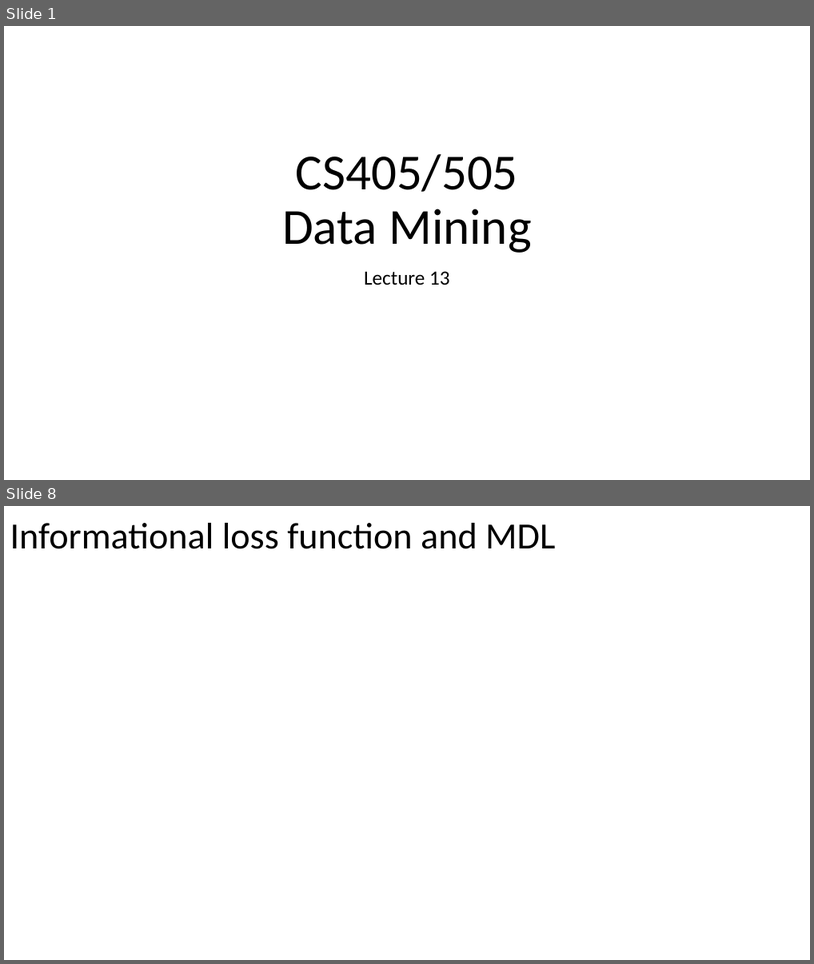
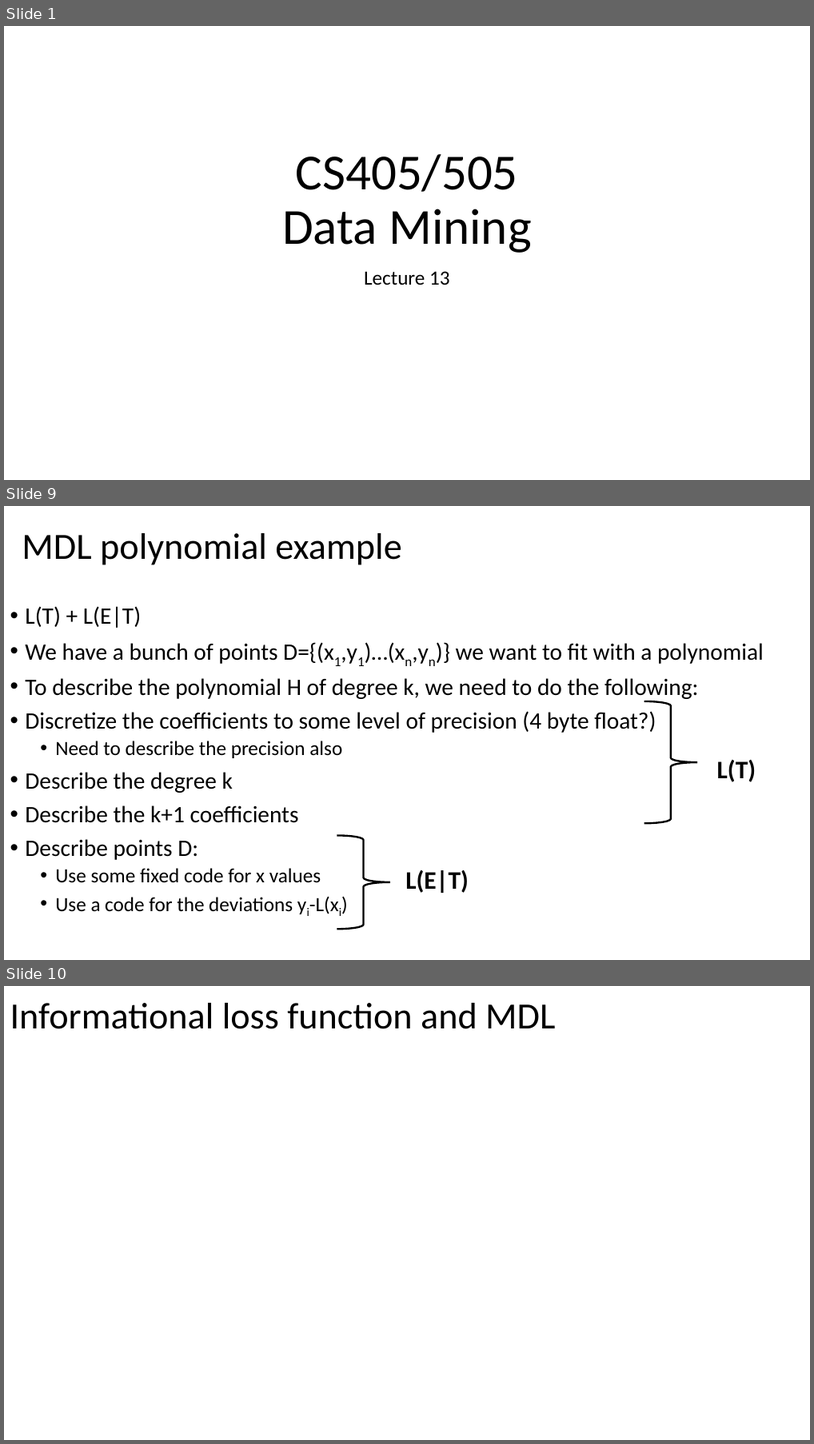
Before and after one commit to russellu/cs405, a slide deck: Lecture_13.pptx. Shown one above the other, each under a label of ours: slides 1 and 8 before the commit, slides 1, 9 and 10 after it; the slides between them are not shown. The pictures are 814x964 and 814x1444 pixels, drawn with LibreOffice and Linux fonts; fonts in the diff are those of the drawing; background and template pictures are left out. Boxes give left, top, right and bottom in pixels: in the first picture for what was removed or moved away, otherwise in the second. Text is boxed around its words. In the diff, an @@ line names an element or a change of style, - is before the commit and + after.

```diff
--- a/Lecture_13.pptx
+++ b/Lecture_13.pptx
@@ slide 9 added at <box>4,506,810,960</box>, background #FFFFFF @@
@@ title added at <box>22,533,402,565</box>, 44 pt, text #000000 @@
+MDL polynomial example
@@ text added at <box>25,606,764,914</box>, 28 pt, text #000000 @@
+• L(T) + L(E|T)
+• We have a bunch of points D={(x1,y1)…(xn,yn)} we want to fit with a polynomial
+• To describe the polynomial H of degree k, we need to do the following:
+• Discretize the coefficients to some level of precision (4 byte float?)
+  • Need to describe the precision also
+• Describe the degree k
+• Describe the k+1 coefficients
+• Describe points D:
+  • Use some fixed code for x values
+  • Use a code for the deviations yi-L(xi)
@@ right brace added at <box>645,701,698,824</box>, outline #000000 2.25 pt @@
@@ text added at <box>718,760,756,782</box>, 30 pt, text #000000, bold @@
+L(T)
@@ right brace added at <box>338,835,390,929</box>, outline #000000 2.25 pt @@
@@ text added at <box>406,870,469,892</box>, 30 pt, text #000000, bold @@
+L(E|T)
@@ what was slide 8 is now slide 10 @@
```
Also in this commit, not shown: 7 slides changed, 1 other slide added, 1 slide removed, 1 other file.
